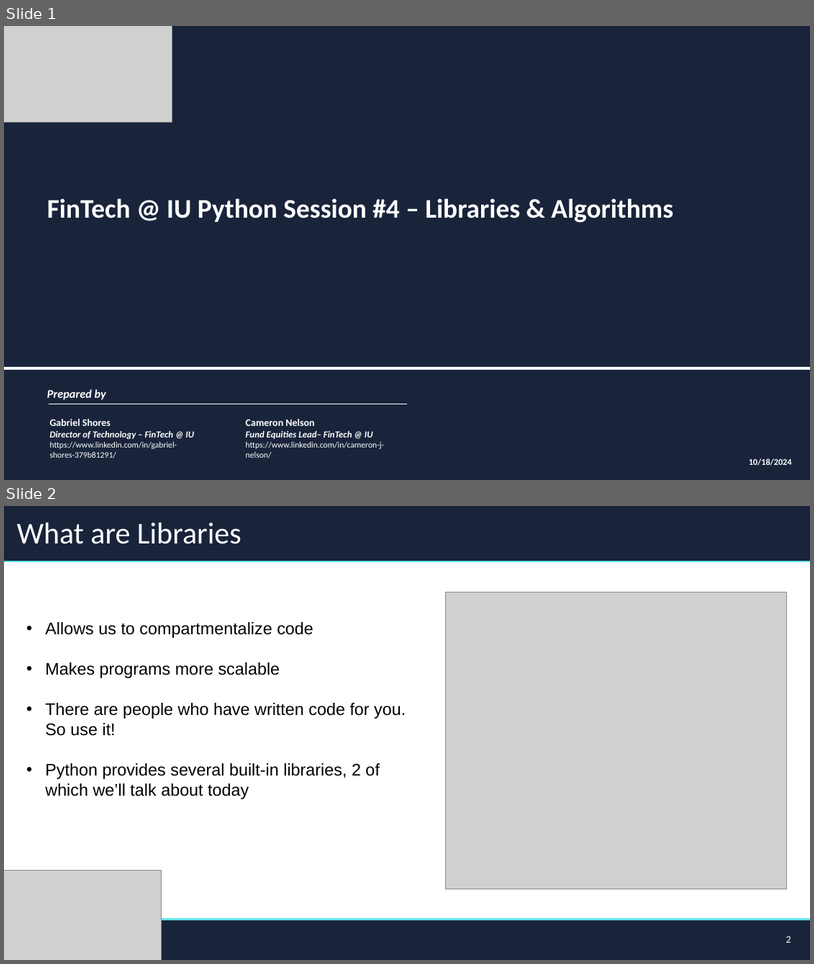
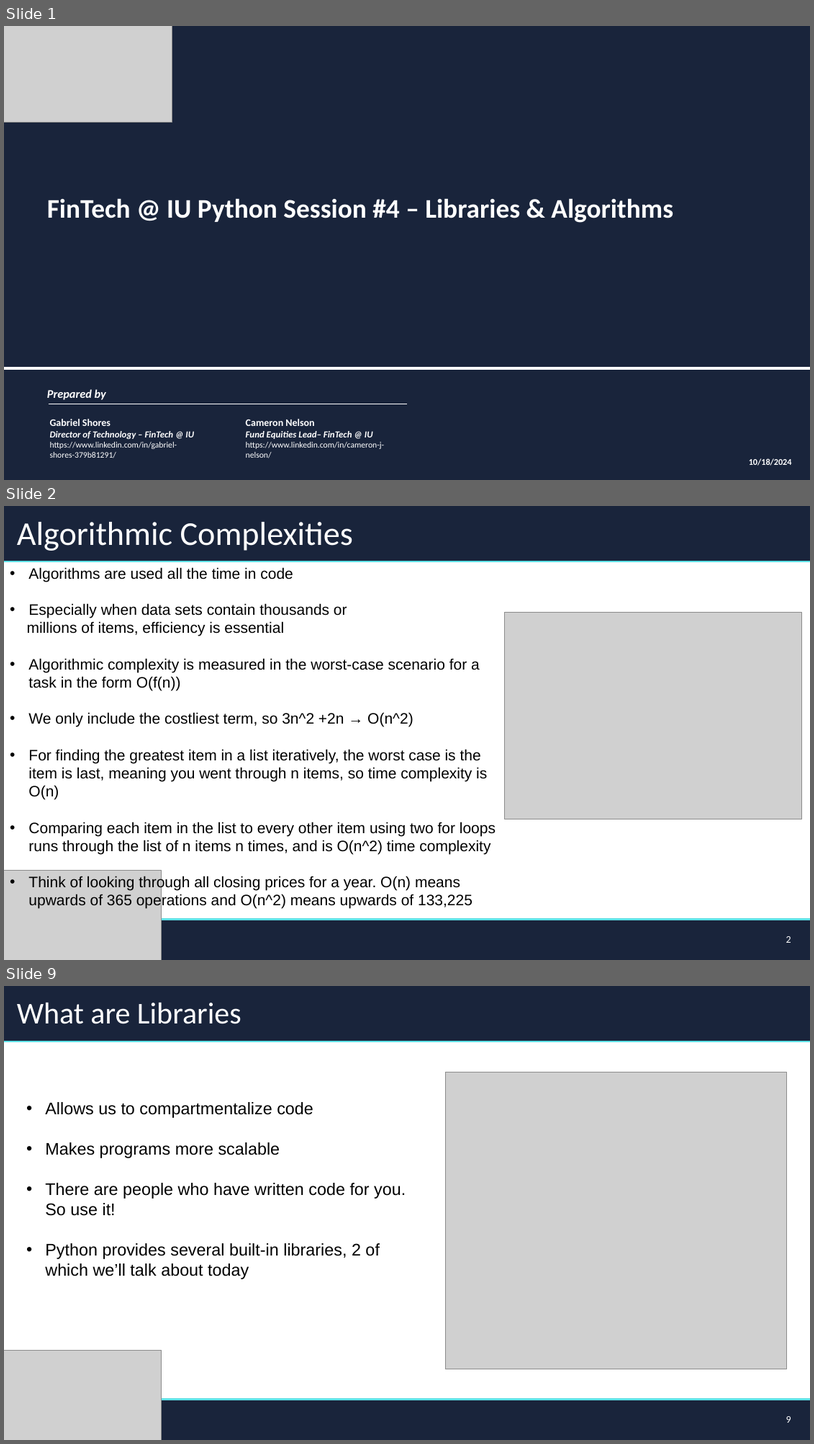
Before and after one commit to FinTechIU/pySupp, a slide deck: FA24/WK4/CodingSessionFour.pptx. Shown one above the other, each under a label of ours: slides 1 and 2 before the commit, slides 1, 2 and 9 after it; the slides between them are not shown. The pictures are 814x964 and 814x1444 pixels, drawn with LibreOffice and Linux fonts; fonts in the diff are those of the drawing; grey boxes stand for pictures; background and template pictures are left out. Boxes give left, top, right and bottom in pixels: in the first picture for what was removed or moved away, otherwise in the second. Text is boxed around its words. In the diff, an @@ line names an element or a change of style, - is before the commit and + after.

Commit message:
Added teching classes and some more algorithmic complexity

```diff
--- a/FA24/WK4/CodingSessionFour.pptx
+++ b/FA24/WK4/CodingSessionFour.pptx
@@ slide 2 added at [4, 506, 810, 960], background #FFFFFF @@
@@ rectangle added at [4, 506, 810, 561], fill #19243B, outline #19243B 1 pt @@
@@ title added at [17, 522, 353, 551], 39.6 pt, text #FFFFFF @@
+Algorithmic Complexities
@@ line added from (4, 561) to (810, 561), #5EE1E6 2.25 pt @@
@@ text added at [27, 567, 496, 908], 18 pt, text #000000 @@
+• Algorithms are used all the time in code
+• Especially when data sets contain thousands or
+millions of items, efficiency is essential
+• Algorithmic complexity is measured in the worst-case scenario for a task in the form O(f(n))
+• We only include the costliest term, so 3n^2 +2n → O(n^2)
+• For finding the greatest item in a list iteratively, the worst case is the item is last, meaning you went through n items, so time complexity is O(n)
+• Comparing each item in the list to every other item using two for loops runs through the list of n items n times, and is O(n^2) time complexity
+• Think of looking through all closing prices for a year. O(n) means upwards of 365 operations and O(n^2) means upwards of 133,225
@@ picture added at [505, 612, 802, 818] @@
@@ picture added at [4, 870, 162, 960] @@
@@ rectangle added at [4, 921, 810, 960], fill #19243B, outline #19243B 1 pt @@
@@ line added from (4, 919) to (810, 919), #5EE1E6 2.25 pt @@
@@ page number added at [787, 936, 792, 942], 12 pt, text #FFFFFF @@
+2
@@ what was slide 2 is now slide 9 @@
@@ page number at [787, 1416, 792, 1422]: text changed @@
-2
+9
```
Also in this commit, not shown: 6 other slides added, 2 other files.
